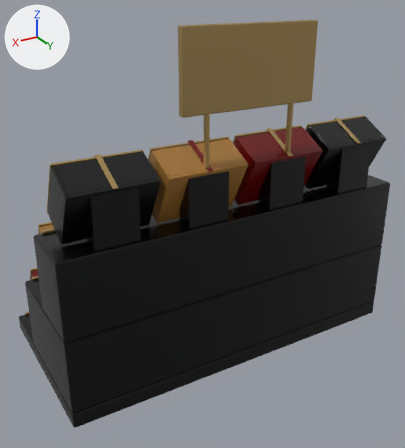
One commit to the glTF model models/abalone-gift-box-display/exports/optimized.glb: the scene before it, then after it.
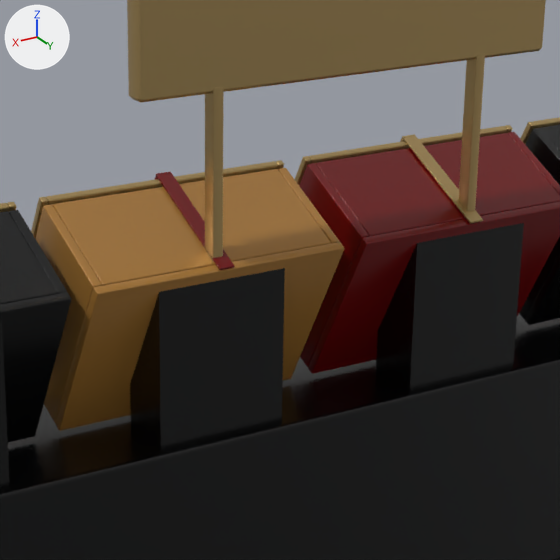
There are two pictures of each version: one whole from a 50 mm camera at (0.773, 1.301, 0.981) aimed at (0.017, 0.04, 0.35), one close up on the part from 34% to 78% of the width and 19% to 59% of the height. The lights are fixed; the arrows at upper left show +X, +Y and +Z. The last two pictures show the newer version. Where no turn or scale is listed for an object, it has been applied to the vertices. Vertices at exactly the same position are counted once.

In view in the first close-up: 'DISPLAY_SharedChampagneMetal', 'DISPLAY_SharedLacquer'.
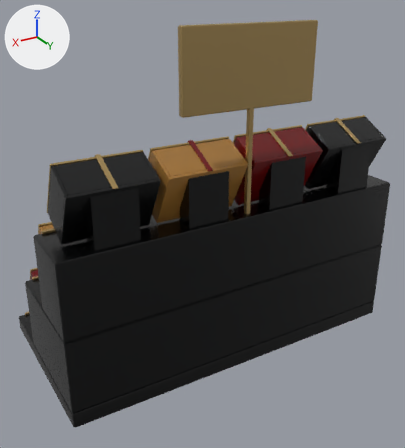
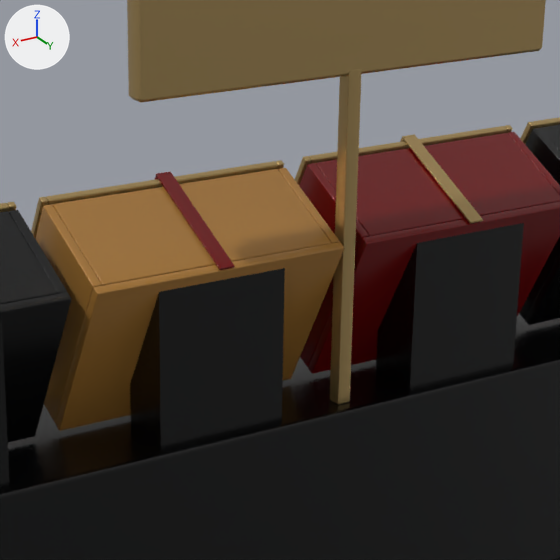
Where the change shows, as pixel boxes (x1, y1, x2, y2) in the close-ups (560 x 560 px; the box of a moved part takes in the faces that stretch with it):
'DISPLAY_SharedChampagneMetal', reshaped
    before: (0, 0, 560, 262)
    after: (0, 0, 560, 405)
part 1 of me_cube_171, deleted (brown)
    before: (205, 87, 224, 262)
part 2 of me_cube_171, moved or reshaped
    before: (458, 53, 485, 212)
    after: (330, 69, 362, 405)

The change in detail:
me_cube_171 is used by ob_display_sharedchampagnemetal; location (-0.354, -0.242, 0.097).
me_cube_171 had 7632 vertices, 14856 faces and spanned x -0.126..0.834, y -0.008..0.488, z -0.052..0.803.
me_cube_171 now has 7608 vertices, 14812 faces and spans x -0.126..0.834, y -0.008..0.488, z -0.052..0.803.
me_cube_171 part 1: the loose piece of 24 vertices spanning x 0.47..0.479, y 0.465..0.478, z 0.348..0.618 is deleted.
Part 2, on me_cube_171:
12 vertices in x 0.229..0.23, y 0.465..0.478, z 0.348..0.618 move by (0.119, 0.0, 0.0).
12 vertices in x 0.237..0.238, y 0.465..0.478, z 0.348..0.618 move by (0.122, 0.0, 0.0).
